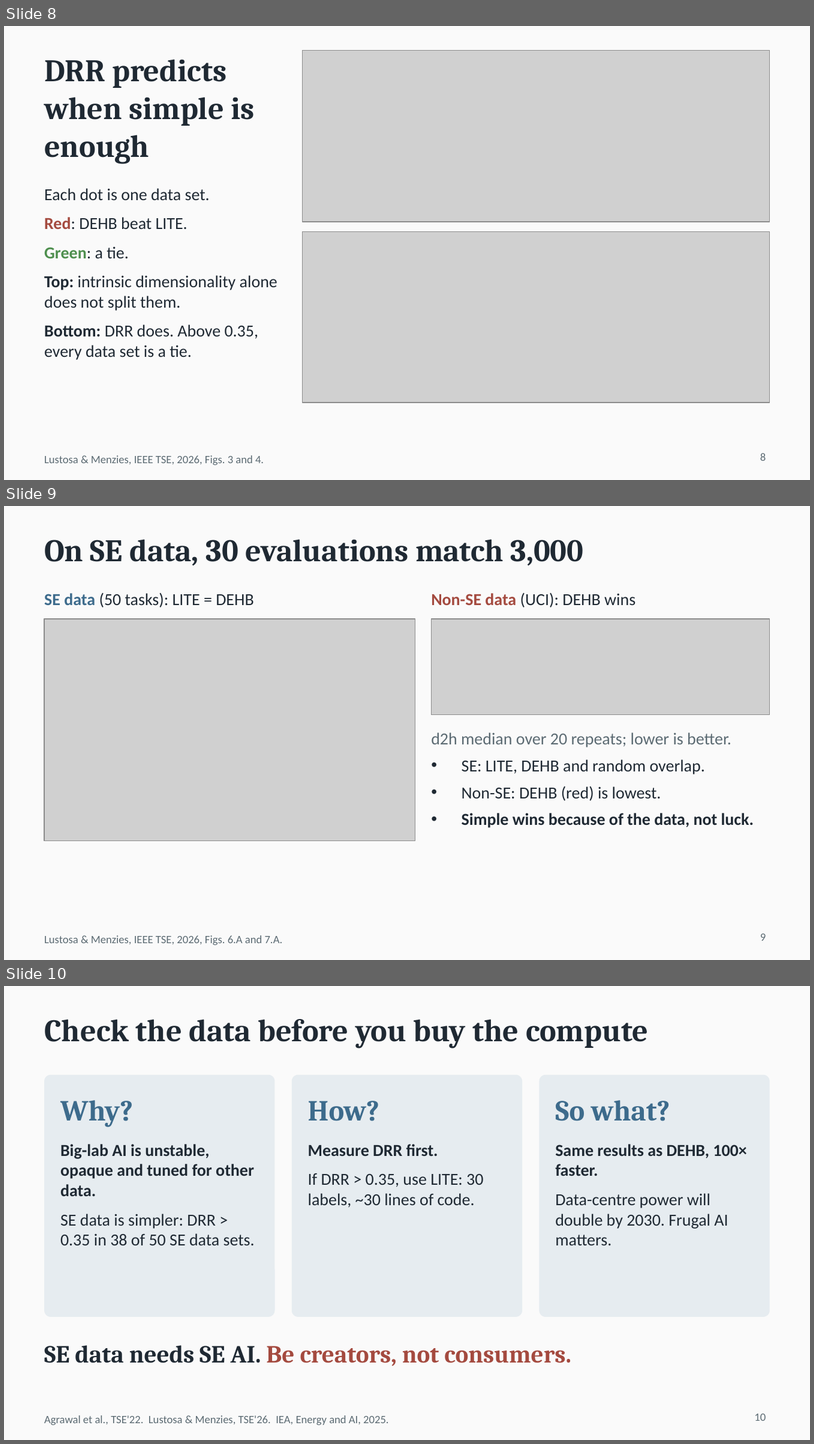
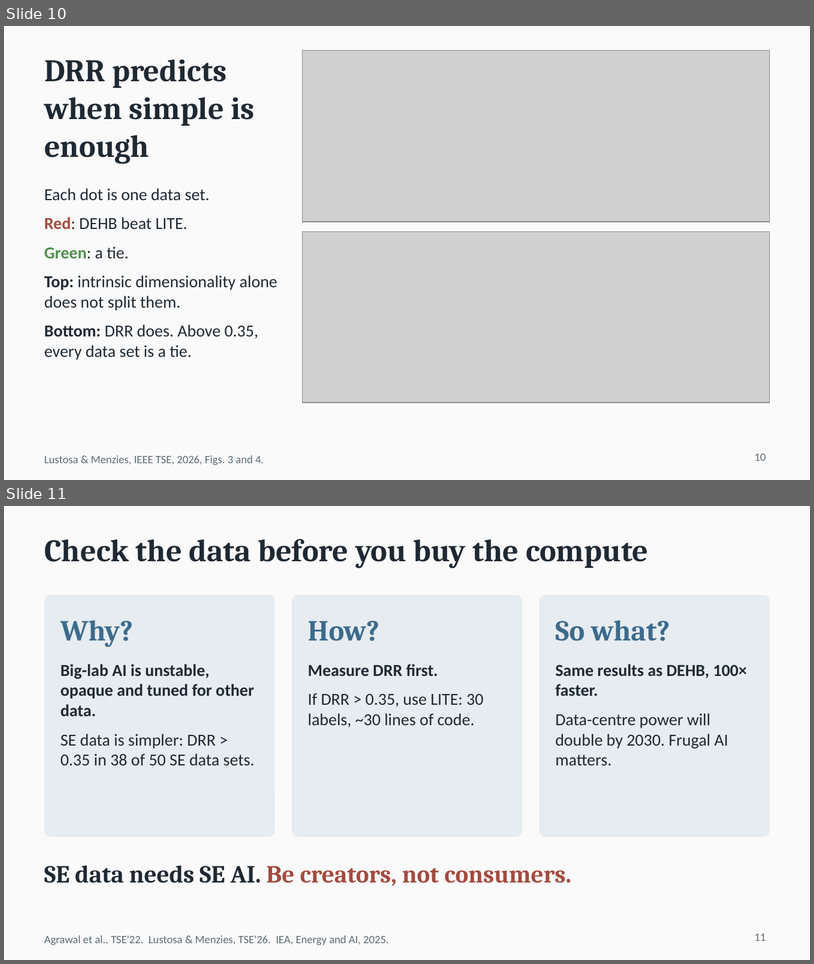
Before and after one commit to timm/misc, a slide deck: 26/ase26/DRR_slides_v5.pptx. Shown one above the other, each under a label of ours: slides 8, 9 and 10 before the commit, slides 10 and 11 after it. The pictures are 814x1444 and 814x964 pixels, drawn with LibreOffice and Linux fonts; fonts in the diff are those of the drawing; grey boxes stand for pictures. Boxes give left, top, right and bottom in pixels: in the first picture for what was removed or moved away, otherwise in the second. Text is boxed around its words. In the diff, an @@ line names an element or a change of style, - is before the commit and + after.

```diff
--- a/26/ase26/DRR_slides_v5.pptx
+++ b/26/ase26/DRR_slides_v5.pptx
@@ slide 9 removed at <box>4,506,810,960</box>, background #FAFAFA @@
@@ title removed at <box>44,539,584,565</box> @@
-On SE data, 30 evaluations match 3,000
@@ text removed at <box>44,592,254,607</box> @@
-SE data (50 tasks): LITE = DEHB
@@ text removed at <box>431,592,636,607</box> @@
-Non-SE data (UCI): DEHB wins
@@ picture removed at <box>44,619,415,841</box> @@
@@ picture removed at <box>431,619,770,715</box> @@
@@ text removed at <box>431,732,754,828</box> @@
-d2h median over 20 repeats; lower is better.
-• SE: LITE, DEHB and random overlap.
-• Non-SE: DEHB (red) is lowest.
-• Simple wins because of the data, not luck.
@@ text removed at <box>44,935,283,945</box> @@
-Lustosa & Menzies, IEEE TSE, 2026, Figs. 6.A and 7.A.
@@ page number removed at <box>761,933,766,940</box> @@
-9
@@ what was slide 8 is now slide 10 @@
@@ page number at <box>755,453,766,460</box>: text changed @@
-8
+10
@@ what was slide 10 is now slide 11 @@
@@ page number at <box>755,933,766,940</box>: text changed @@
-10
+11
```
Also in this commit, not shown: 2 slides changed, 2 slides added.
